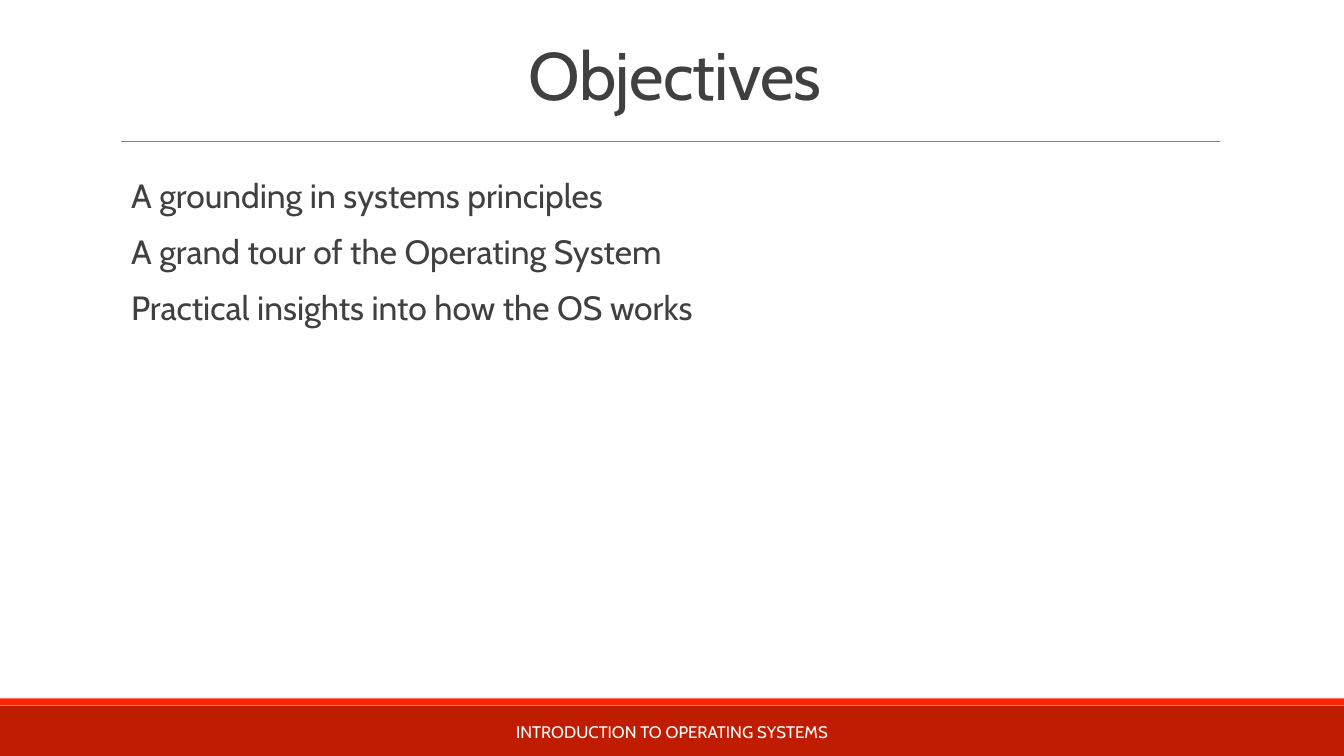
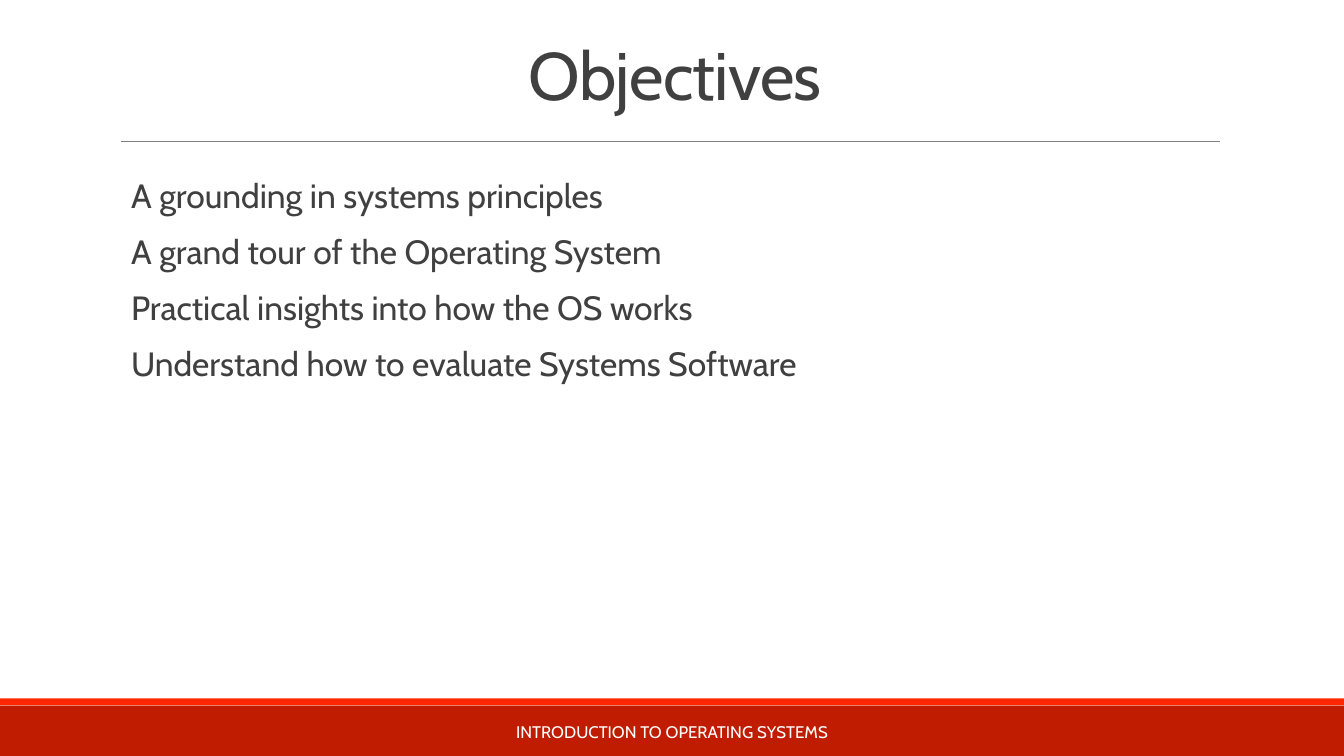
Before and after one commit to teachbsd/course, a slide deck: slide 2 of undergraduate/lectures/introduction.pptx. Drawn at 1344x756 pixels with LibreOffice and Linux fonts; fonts in the diff are those of the drawing; background and template pictures are left out. Boxes give left, top, right and bottom in pixels: in the first picture for what was removed or moved away, otherwise in the second. Text is boxed around its words. In the diff, an @@ line names an element or a change of style, - is before the commit and + after.

```diff
--- a/undergraduate/lectures/introduction.pptx
+++ b/undergraduate/lectures/introduction.pptx
@@ text at (131,351,796,384): paragraph added @@
+  Understand how to evaluate Systems Software
```
Also in this commit, not shown: 9 other slides changed, 2 slides added, 1 slide removed.
